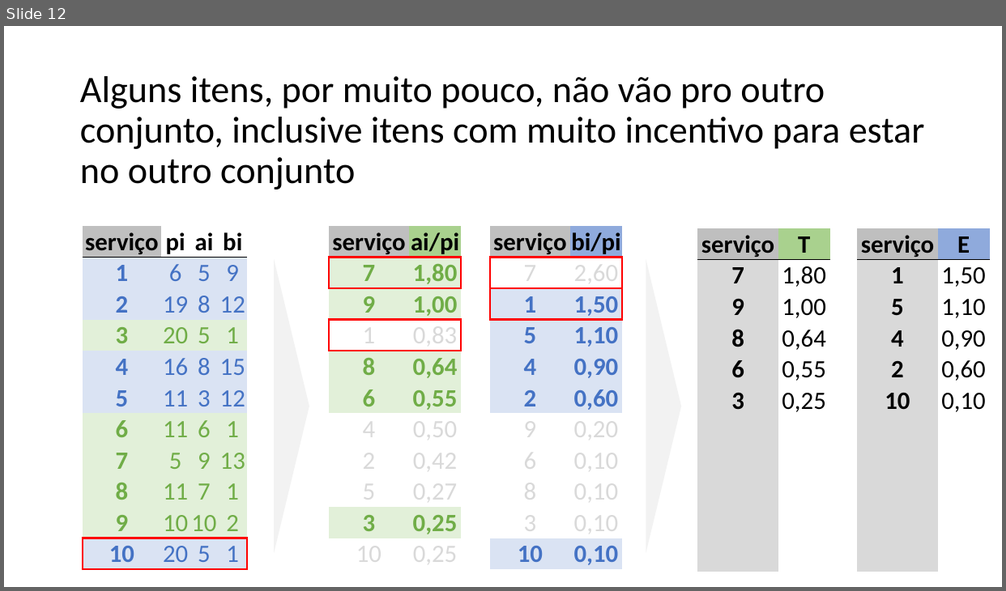
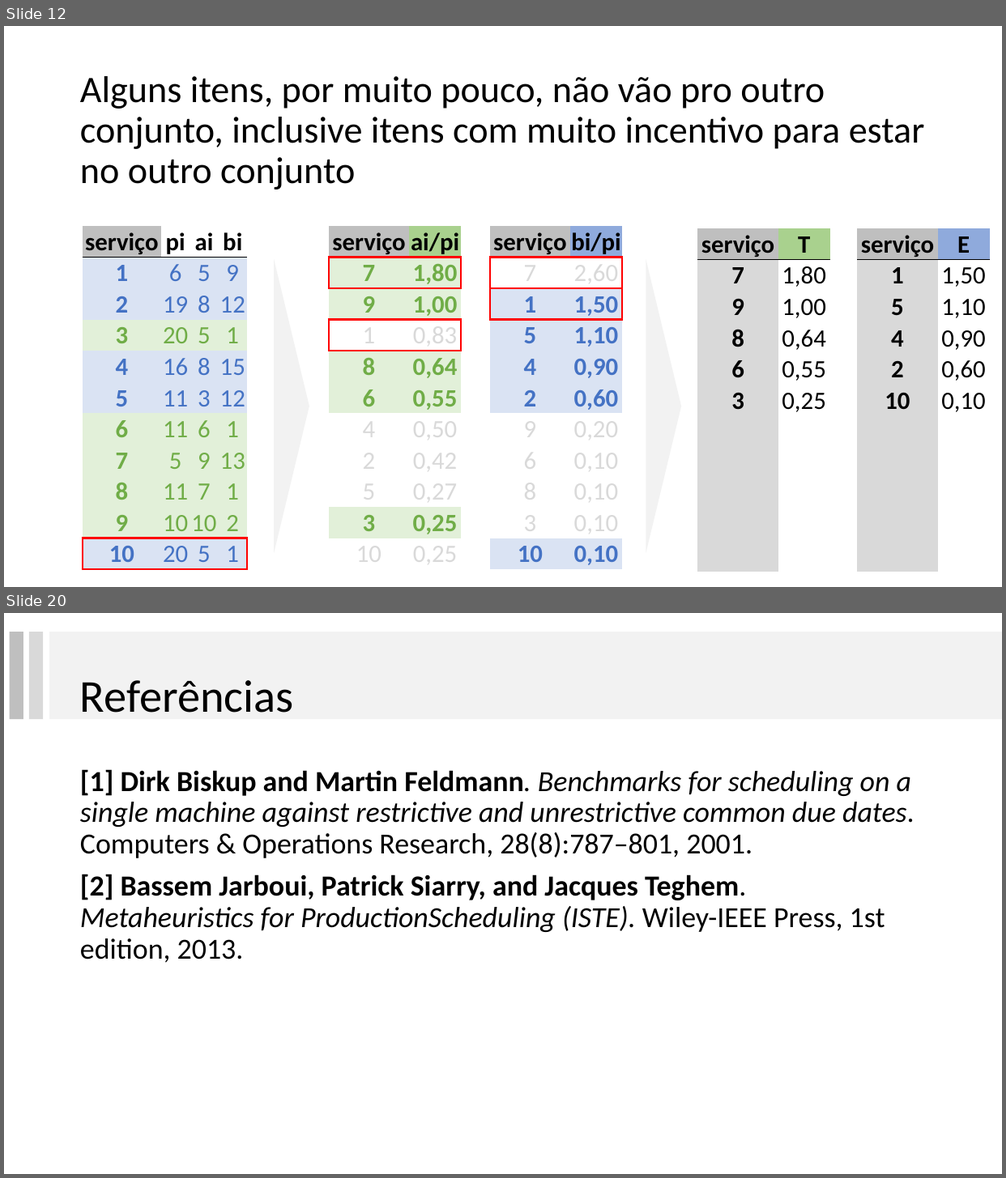
Before and after one commit to lpbiasoto/metaheuristicas, a slide deck: Apresentação 1/apresentação preliminar.pptx. Shown one above the other, each under a label of ours: slide 12 before the commit, slides 12 and 20 after it; the slides between them are not shown. The pictures are 1006x591 and 1006x1178 pixels, drawn with LibreOffice and Linux fonts; fonts in the diff are those of the drawing. Boxes give left, top, right and bottom in pixels: in the first picture for what was removed or moved away, otherwise in the second. Text is boxed around its words. In the diff, an @@ line names an element or a change of style, - is before the commit and + after.

```diff
--- a/Apresentação 1/apresentação preliminar.pptx
+++ b/Apresentação 1/apresentação preliminar.pptx
@@ slide 20 added at (4,613,1002,1174), background #FFFFFF @@
@@ rectangle added at (9,632,23,719), fill #BFBFBF @@
@@ rectangle added at (28,632,43,719), fill #D9D9D9 @@
@@ rectangle added at (49,632,1002,719), fill #F2F2F2 @@
@@ title added at (80,680,294,713), 44 pt, text #000000 @@
+Referências
@@ text added at (80,769,914,963), 28 pt, text #000000 @@
+[1] Dirk Biskup and Martin Feldmann. Benchmarks for scheduling on a single machine against restrictive and unrestrictive common due dates. Computers & Operations Research, 28(8):787–801, 2001.
+[2] Bassem Jarboui, Patrick Siarry, and Jacques Teghem. Metaheuristics for ProductionScheduling (ISTE). Wiley-IEEE Press, 1st edition, 2013.
```
Also in this commit, not shown: 16 slides changed, 2 other slides added, 2 slides removed.
